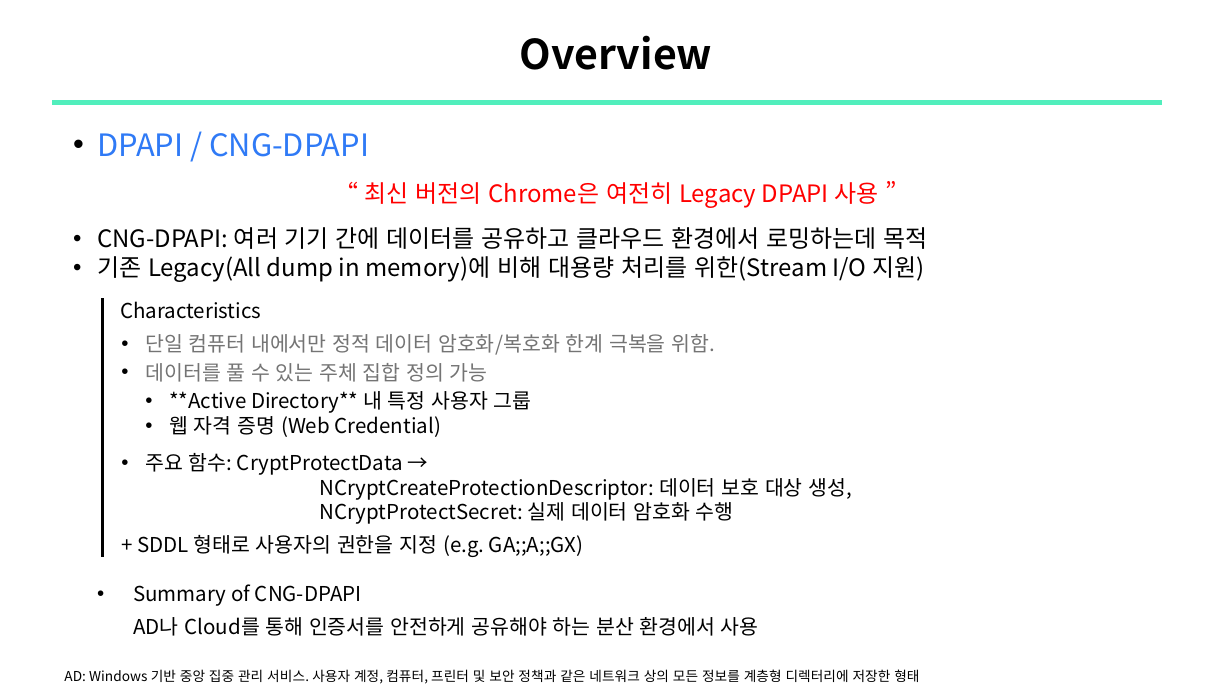
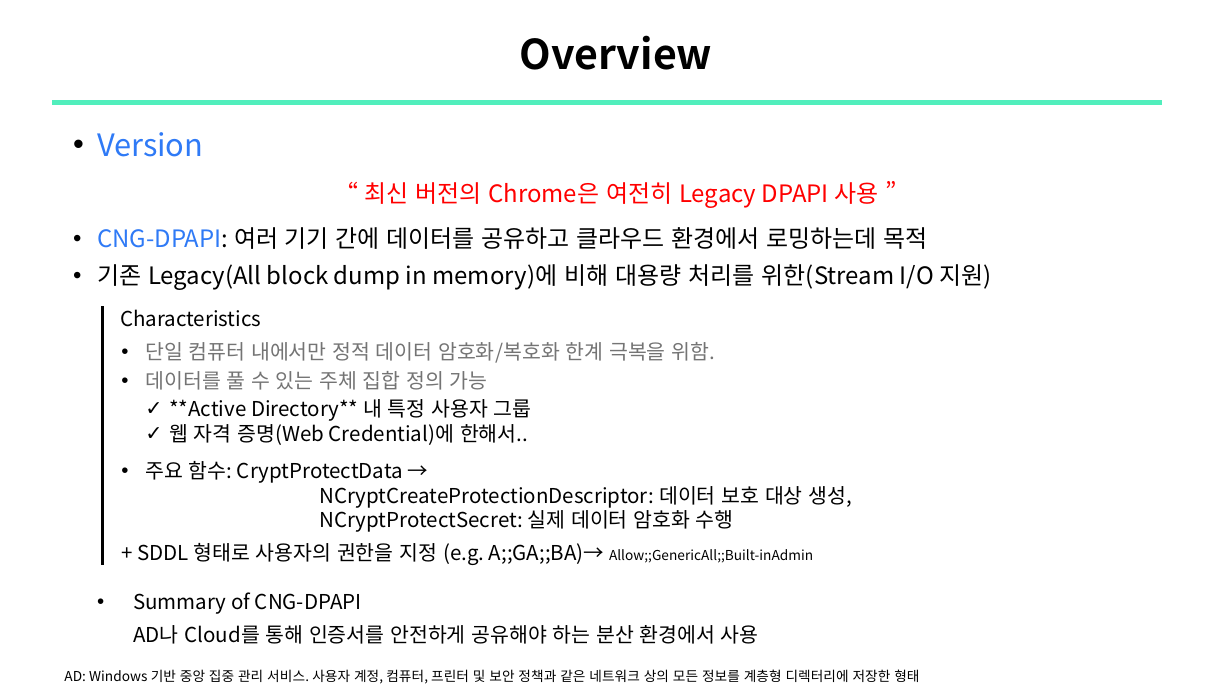
Before and after one commit to sewonpark292/SSL-Seminar, a slide deck: slide 5 of 14_DPAPI.pptx. Drawn at 1232x693 pixels with LibreOffice and Linux fonts; fonts in the diff are those of the drawing. Boxes give left, top, right and bottom in pixels: in the first picture for what was removed or moved away, otherwise in the second. Text is boxed around its words. In the diff, an @@ line names an element or a change of style, - is before the commit and + after.

Commit message:
upload: DPAPI

```diff
--- a/14_DPAPI.pptx
+++ b/14_DPAPI.pptx
@@ text at (97, 132, 203, 157): text changed @@
-    • DPAPI / CNG-DPAPI
+    • Version
@@ text at (97, 227, 928, 421): text colour #000000 to #2F7AF6 in "CNG-DPAPI:"; bullet • to ✓ @@
@@ text at (97, 264, 991, 290): text changed @@
-    • 기존 Legacy(All dump in memory)에 비해 대용량 처리를 위한(Stream I/O 지원)
+    • 기존 Legacy(All block dump in memory)에 비해 대용량 처리를 위한(Stream I/O 지원)
@@ line moved from (102, 298) - (102, 557) to (102, 307) - (102, 565) @@
@@ text at (169, 424, 528, 445): text changed @@
-    • 웹 자격 증명 (Web Credential)
+    ✓ 웹 자격 증명(Web Credential)에 한해서..
@@ text at (137, 543, 813, 565): text changed @@
-    + SDDL 형태로 사용자의 권한을 지정 (e.g. GA;;A;;GX)
+    + SDDL 형태로 사용자의 권한을 지정 (e.g. A;;GA;;BA)→ Allow;;GenericAll;;Built-inAdmin
```
Also in this commit, not shown: 8 other slides changed, 8 slides added, 9 slides removed.
